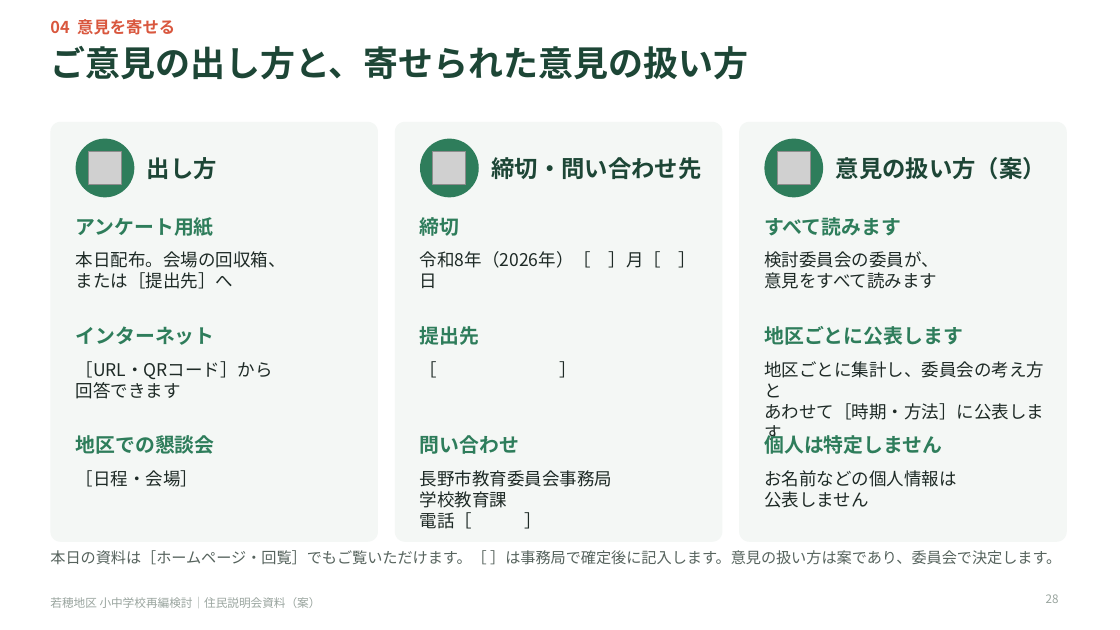
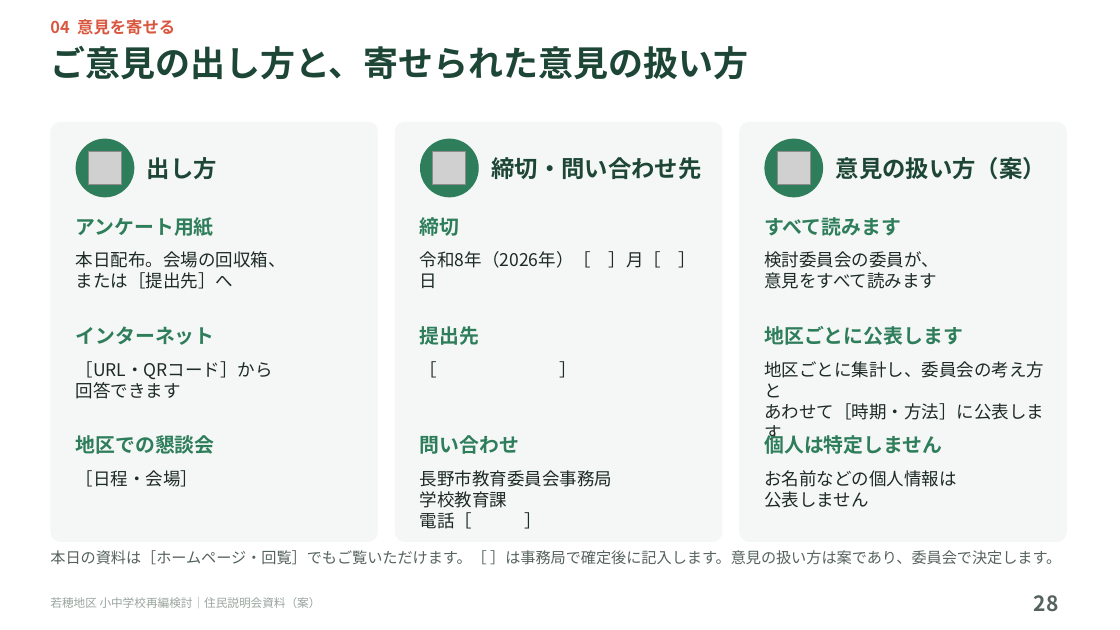
Before and after one commit to Masaki12008/GS, a slide deck: slide 28 of output/若穂地区_住民説明会資料.pptx. Drawn at 1120x630 pixels with LibreOffice and Linux fonts; fonts in the diff are those of the drawing; grey boxes stand for pictures. Boxes give left, top, right and bottom in pixels: in the first picture for what was removed or moved away, otherwise in the second. Text is boxed around its words. In the diff, an @@ line names an element or a change of style, - is before the commit and + after.

```diff
--- a/output/若穂地区_住民説明会資料.pptx
+++ b/output/若穂地区_住民説明会資料.pptx
@@ page number: place and size @@
-page number at (1046, 594, 1059, 603)
+page number at (1034, 595, 1059, 612)
@@ page number at (1034, 595, 1059, 612): size 10 to 18 pt, text colour #9AA59F to #56635D, bold on @@
```
Also in this commit, not shown: 31 other slides changed, 9 other files.
